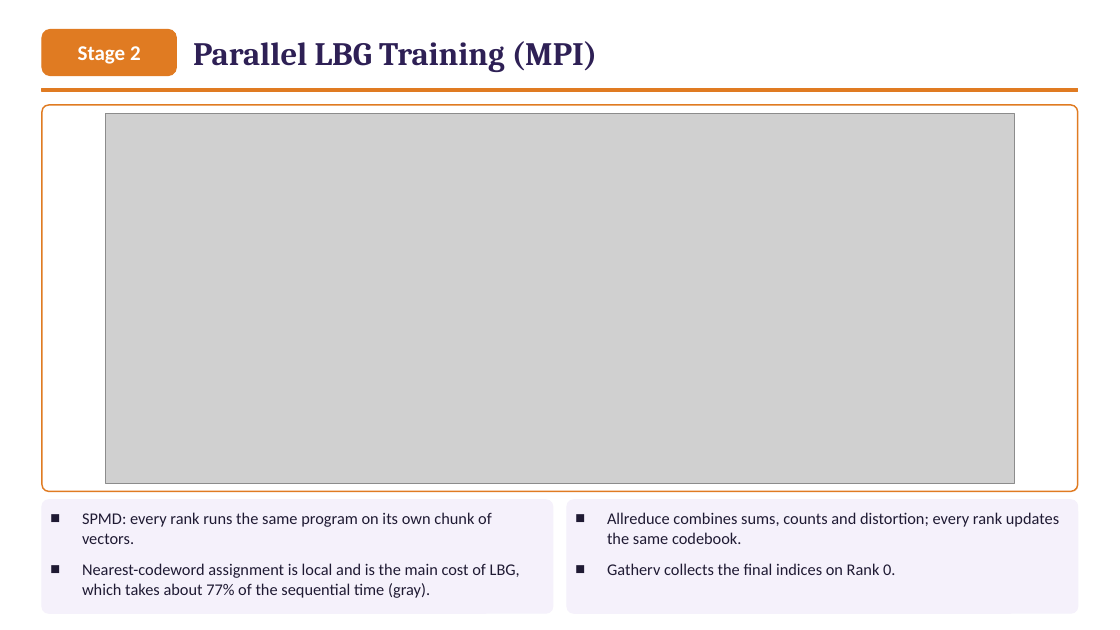
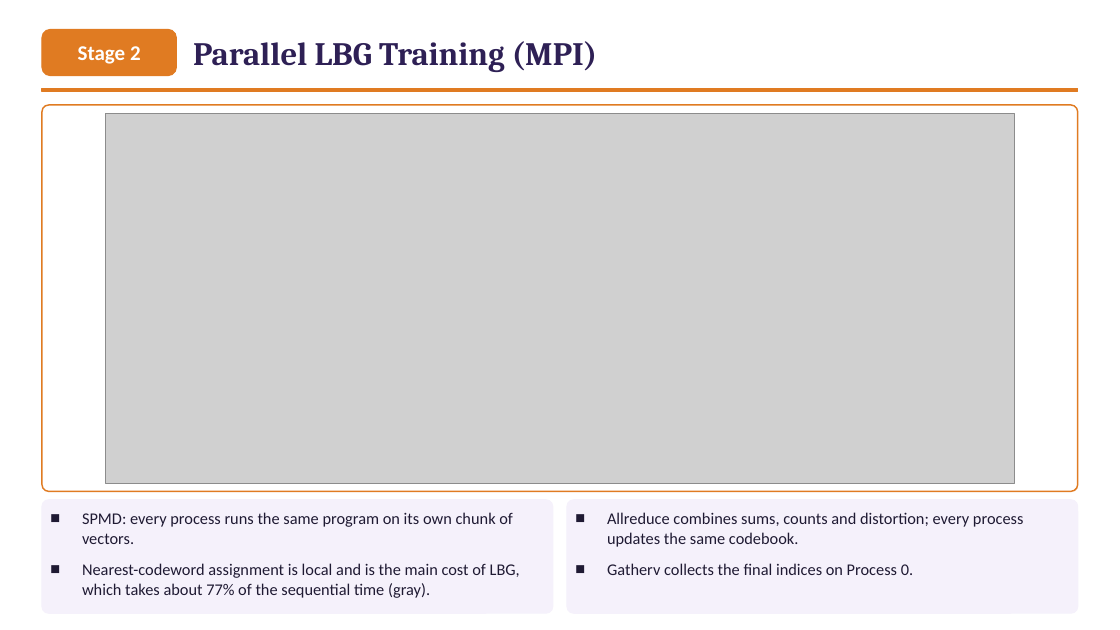
Before and after one commit to ibtihal-cpu/mihk, a slide deck: slide 13 of results/seminar/figs/Seminar_Ibtihal_FINAL.pptx. Drawn at 1120x630 pixels with LibreOffice and Linux fonts; fonts in the diff are those of the drawing; grey boxes stand for pictures. Boxes give left, top, right and bottom in pixels: in the first picture for what was removed or moved away, otherwise in the second. Text is boxed around its words. In the diff, an @@ line names an element or a change of style, - is before the commit and + after.

```diff
--- a/results/seminar/figs/Seminar_Ibtihal_FINAL.pptx
+++ b/results/seminar/figs/Seminar_Ibtihal_FINAL.pptx
@@ text at (x1=82, y1=512, x2=513, y2=544): text changed @@
-■ SPMD: every rank runs the same program on its own chunk of vectors.
+■ SPMD: every process runs the same program on its own chunk of vectors.
@@ text at (x1=607, y1=512, x2=1023, y2=575): text changed @@
-■ Allreduce combines sums, counts and distortion; every rank updates the same codebook.
-■ Gatherv collects the final indices on Rank 0.
+■ Allreduce combines sums, counts and distortion; every process updates the same codebook.
+■ Gatherv collects the final indices on Process 0.
```
Also in this commit, not shown: 7 other slides changed, 10 other files.
